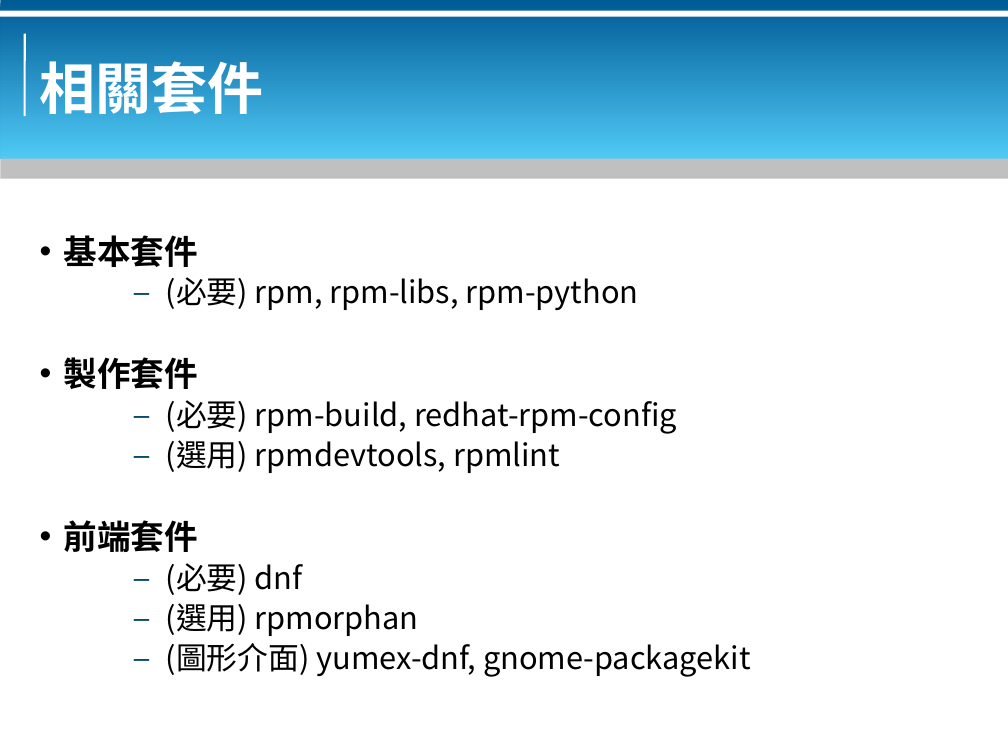
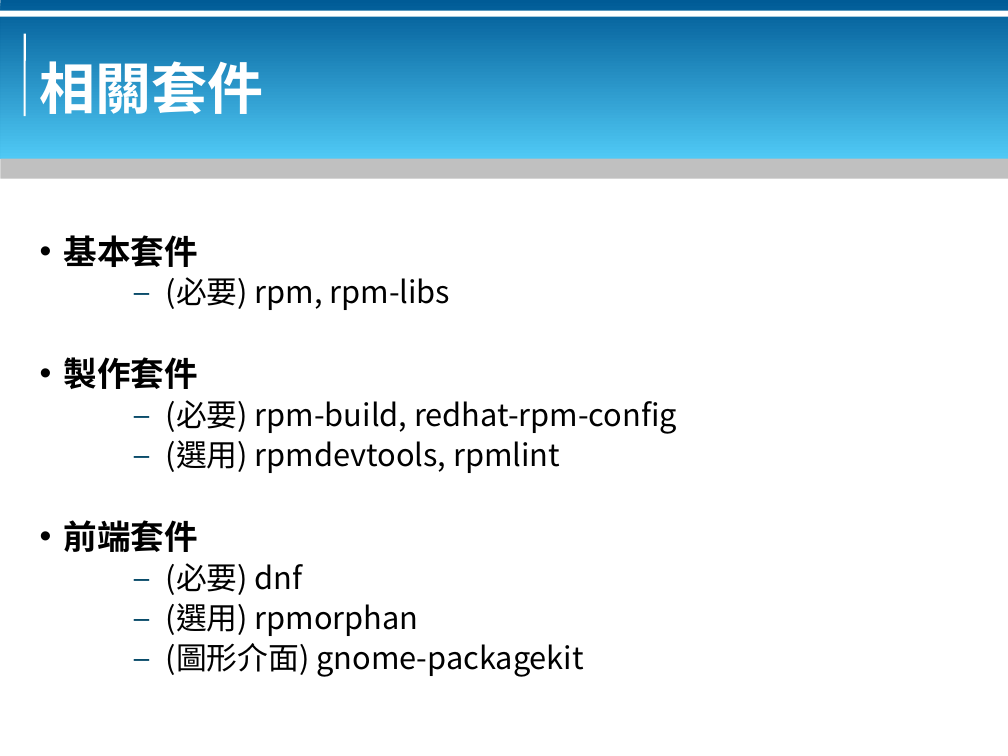
Before and after one commit to bluebat/.presentations, a slide deck: slide 6 of rpm-packaging.odp. Drawn at 1008x756 pixels with LibreOffice and Linux fonts; fonts in the diff are those of the drawing; background and template pictures are left out. Boxes give left, top, right and bottom in pixels: in the first picture for what was removed or moved away, otherwise in the second. Text is boxed around its words. In the diff, an @@ line names an element or a change of style, - is before the commit and + after.

```diff
--- a/rpm-packaging.odp
+++ b/rpm-packaging.odp
@@ text at (x1=166, y1=277, x2=451, y2=310): text changed @@
-    – (必要) rpm, rpm-libs, rpm-python
+    – (必要) rpm, rpm-libs
@@ text at (x1=166, y1=643, x2=584, y2=677): text changed @@
-    – (圖形介面) yumex-dnf, gnome-packagekit
+    – (圖形介面) gnome-packagekit
```
Also in this commit, not shown: 3 other slides changed, 1 other file.
